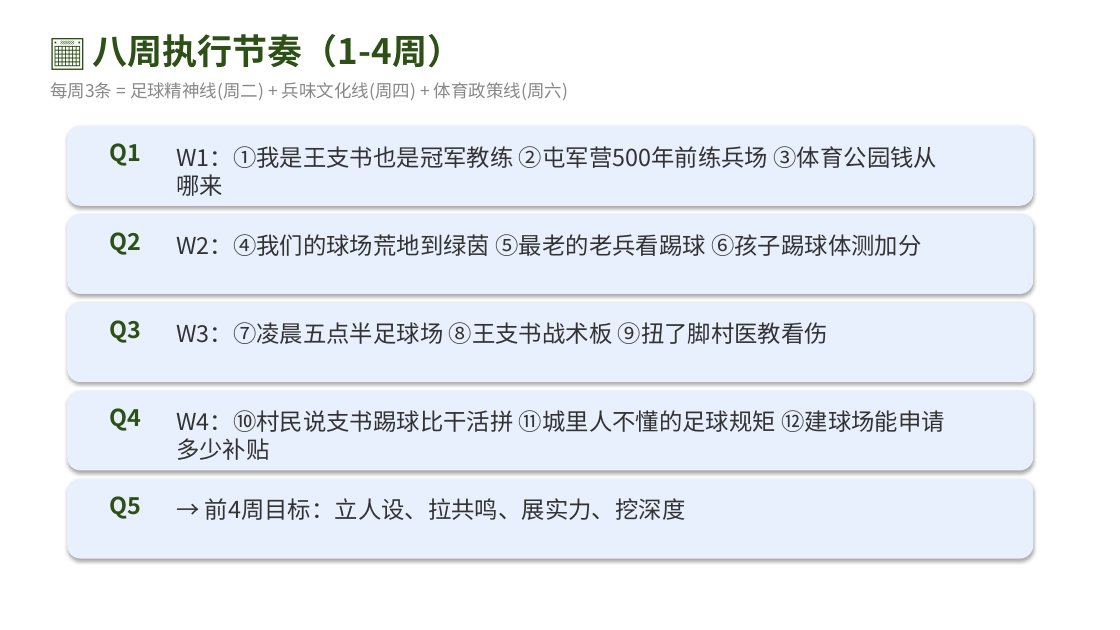
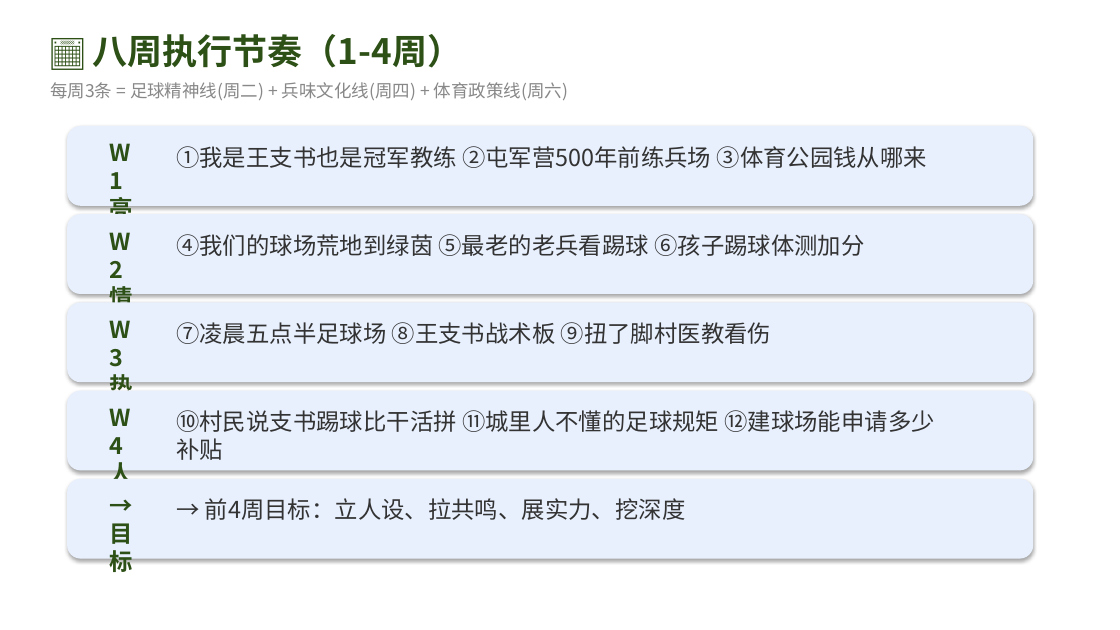
Before and after one commit to 975801846-star/workspace-outputs, a slide deck: slide 14 of tunjunying/plan_v2.pptx. Drawn at 1120x630 pixels with LibreOffice and Linux fonts; fonts in the diff are those of the drawing. Boxes give left, top, right and bottom in pixels: in the first picture for what was removed or moved away, otherwise in the second. Text is boxed around its words. In the diff, an @@ line names an element or a change of style, - is before the commit and + after.

Commit message:
fix: 24条脚本分4页完整展示（每页6条），28页PPT，已含中性表述+王支书替换

```diff
--- a/tunjunying/plan_v2.pptx
+++ b/tunjunying/plan_v2.pptx
@@ text at <box>176,146,927,168</box>: text changed @@
-W1：①我是王支书也是冠军教练 ②屯军营500年前练兵场 ③体育公园钱从哪来
+①我是王支书也是冠军教练 ②屯军营500年前练兵场 ③体育公园钱从哪来
@@ text at <box>109,197,132,250</box>: text changed @@
-Q1
+W1
+亮相
@@ text at <box>176,234,864,256</box>: text changed @@
-W2：④我们的球场荒地到绿茵 ⑤最老的老兵看踢球 ⑥孩子踢球体测加分
+④我们的球场荒地到绿茵 ⑤最老的老兵看踢球 ⑥孩子踢球体测加分
@@ text at <box>109,286,132,338</box>: text changed @@
-Q2
+W2
+情感
@@ text at <box>176,322,771,344</box>: text changed @@
-W3：⑦凌晨五点半足球场 ⑧王支书战术板 ⑨扭了脚村医教看伤
+⑦凌晨五点半足球场 ⑧王支书战术板 ⑨扭了脚村医教看伤
@@ text at <box>109,374,132,426</box>: text changed @@
-Q3
+W3
+热血
@@ text at <box>176,410,719,432</box>: text changed @@
-W4：⑩村民说支书踢球比干活拼 ⑪城里人不懂的足球规矩 ⑫建球场能申请多少补贴
+⑩村民说支书踢球比干活拼 ⑪城里人不懂的足球规矩 ⑫建球场能申请多少补贴
@@ text at <box>109,462,132,511</box>: text changed @@
-Q4
+W4
+人物
@@ text at <box>109,523,132,572</box>: text changed @@
-Q5
+→ 目标
```
Also in this commit, not shown: 19 other slides changed, 2 slides added.
